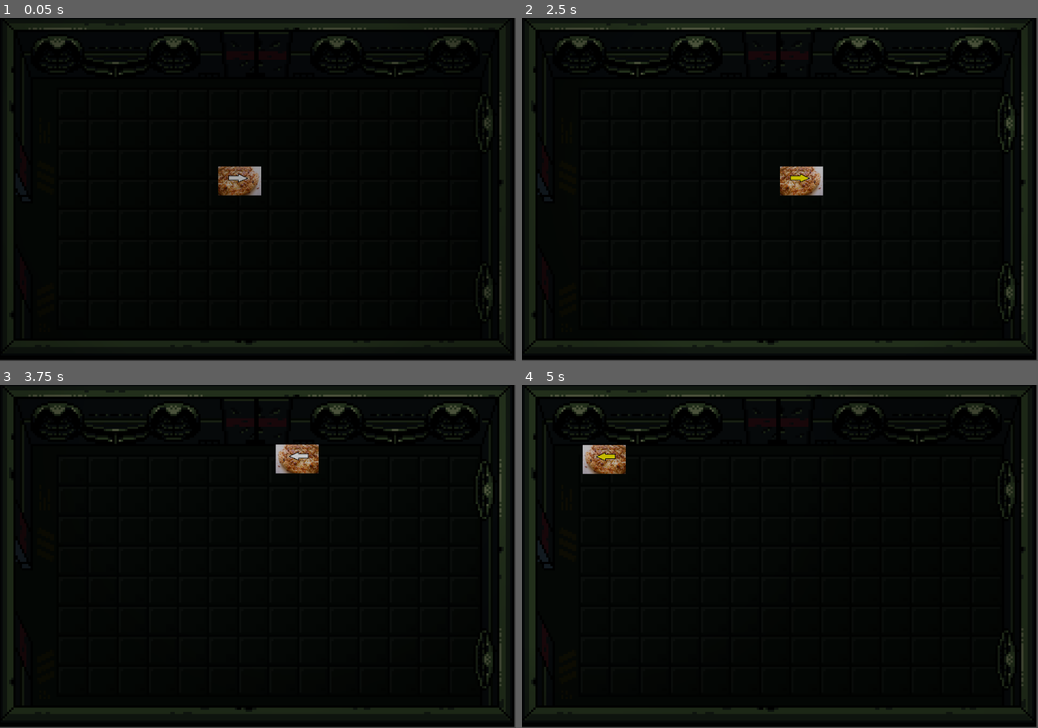
Above: before the commit, frames 1-4 (two rows, left to right).
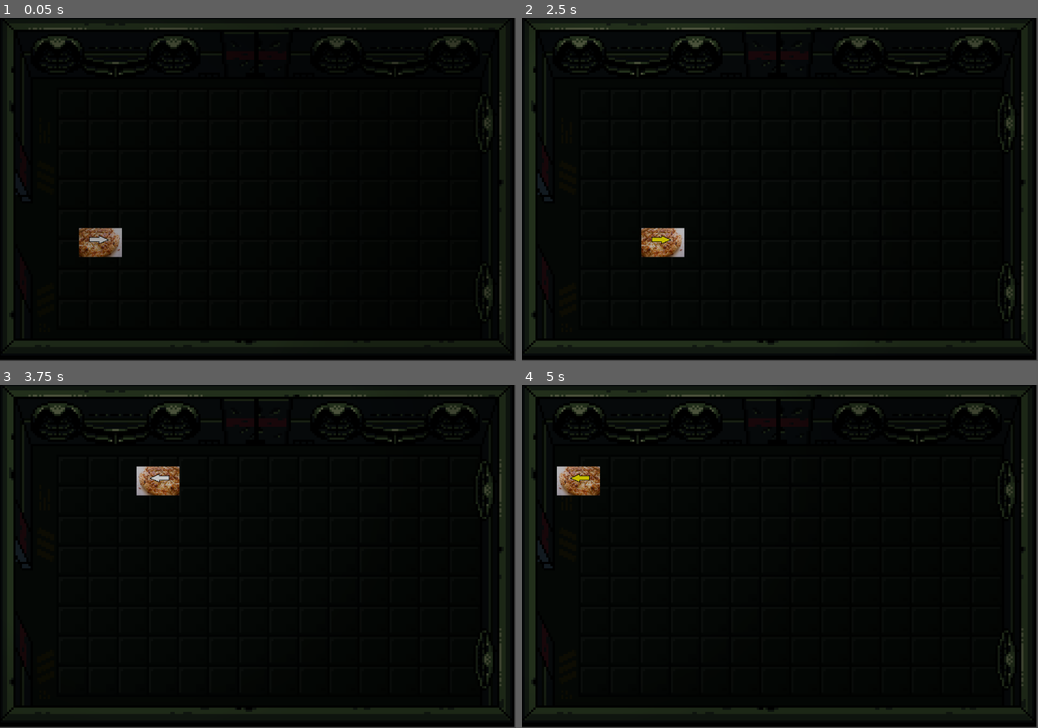
Above: after the commit, the same moments.

Repository: feyrkh/game-jam
Game: Godot game, scene res://levels/demo/MachineInteractionDemo.tscn
The game is run twice, just before and just after one commit, with the same random seed, the same clock (stepped at 60 frames per second) and the same inputs. This scene is started directly instead of the project's main scene.
Inputs:
- Up to frame 1 (0.05 s): no input
- Up to frame 2 (2.5 s): tap Enter at 0.5 s; hold Right (ui_right) 0.53-1.28 s; hold Down (ui_down) 1.28-2.03 s; hold Right (ui_right) from 2.03 s (still down)
- Up to frame 3 (3.75 s): release Right (ui_right) at 2.78 s; hold Up (ui_up) 2.78-3.53 s; hold Left (ui_left) from 3.53 s (still down)
- Up to frame 4 (5 s): keep holding Left (ui_left)

The runs differ from the first frame. In frame 1, 1.4% of the frame differs, in the area x 15-51%, y 43-70%; in frame 2, 1.4%; in frame 3, 1.4%, in the area x 26-62%, y 17-33%; in frame 4, 1.3%.

Commit message:
Reposition stuff in the interaction demo

Diff:
--- a/01_space_horror/levels/demo/MachineInteractionDemo.tscn
+++ b/01_space_horror/levels/demo/MachineInteractionDemo.tscn
@@ -27,7 +27,7 @@
 tile_data = PoolIntArray( 65518, 5, 0, 0, 4, 0 )
 
 [node name="Player" parent="." instance=ExtResource( 2 )]
-position = Vector2( 482.44, 77.6062 )
+position = Vector2( 417.752, 106.247 )
 speed = 80
 
 [node name="CanvasModulate" type="CanvasModulate" parent="."]
@@ -40,6 +40,6 @@
 position = Vector2( 491, 81 )
 
 [node name="Hall1L" parent="Node" instance=ExtResource( 5 )]
-position = Vector2( 310.304, 81 )
+position = Vector2( 311.304, 81 )
 scale = Vector2( 0.5, 0.5 )
 cameraFocus = 2
